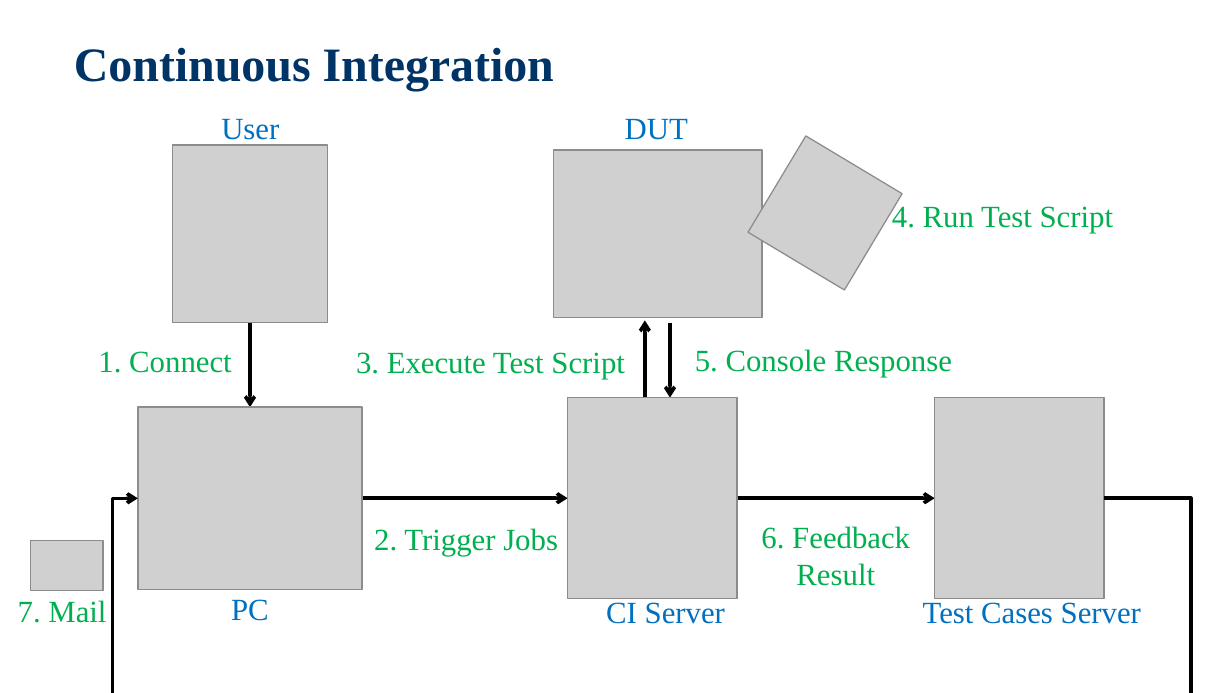
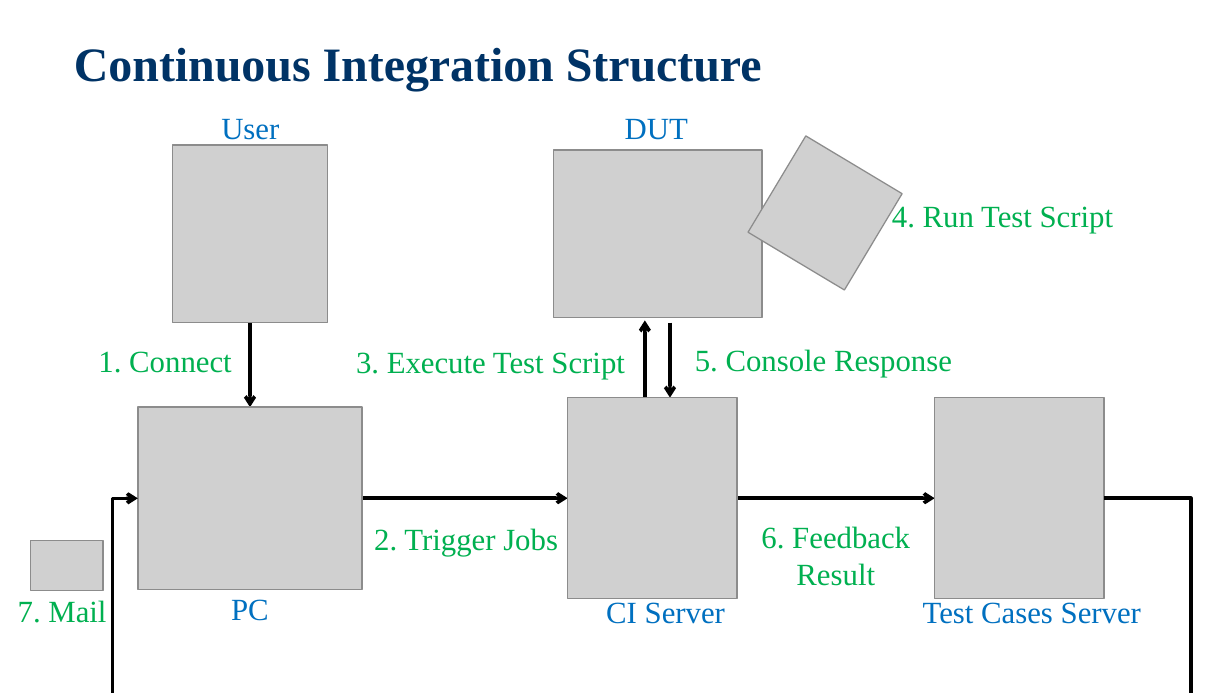
Before and after one commit to jackiejay888/automation, a slide deck: slide 26 of kpi/Automation Testing_Demo/Automation Testing_20200311.pptx. Drawn at 1232x693 pixels with LibreOffice and Linux fonts; fonts in the diff are those of the drawing; grey boxes stand for pictures; background and template pictures are left out. Boxes give left, top, right and bottom in pixels: in the first picture for what was removed or moved away, otherwise in the second. Text is boxed around its words. In the diff, an @@ line names an element or a change of style, - is before the commit and + after.

```diff
--- a/kpi/Automation Testing_Demo/Automation Testing_20200311.pptx
+++ b/kpi/Automation Testing_Demo/Automation Testing_20200311.pptx
@@ title at bbox=[74, 47, 762, 91]: text changed @@
-Continuous Integration
+Continuous Integration Structure
```
Also in this commit, not shown: 2 other slides changed.
